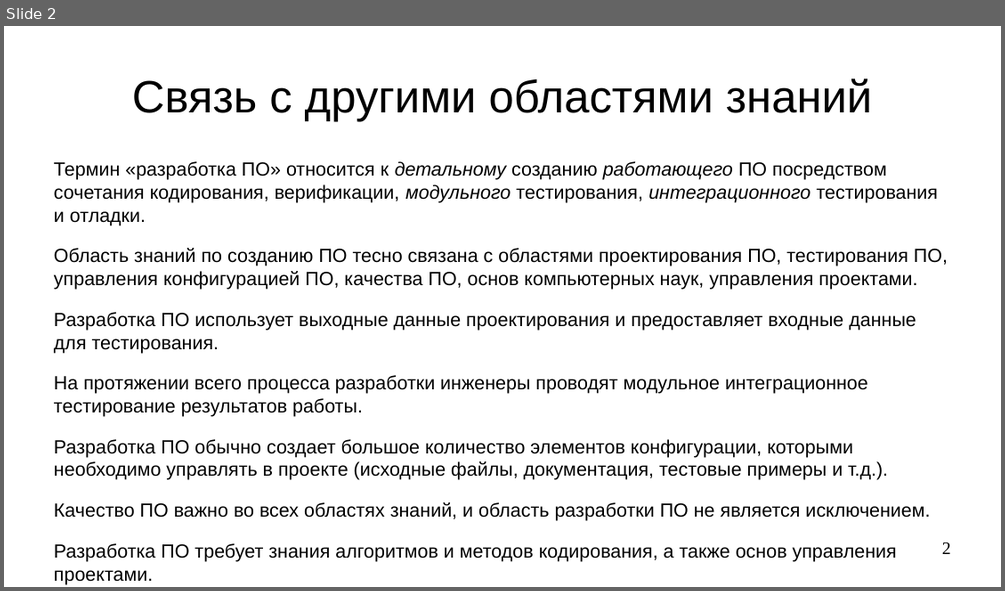
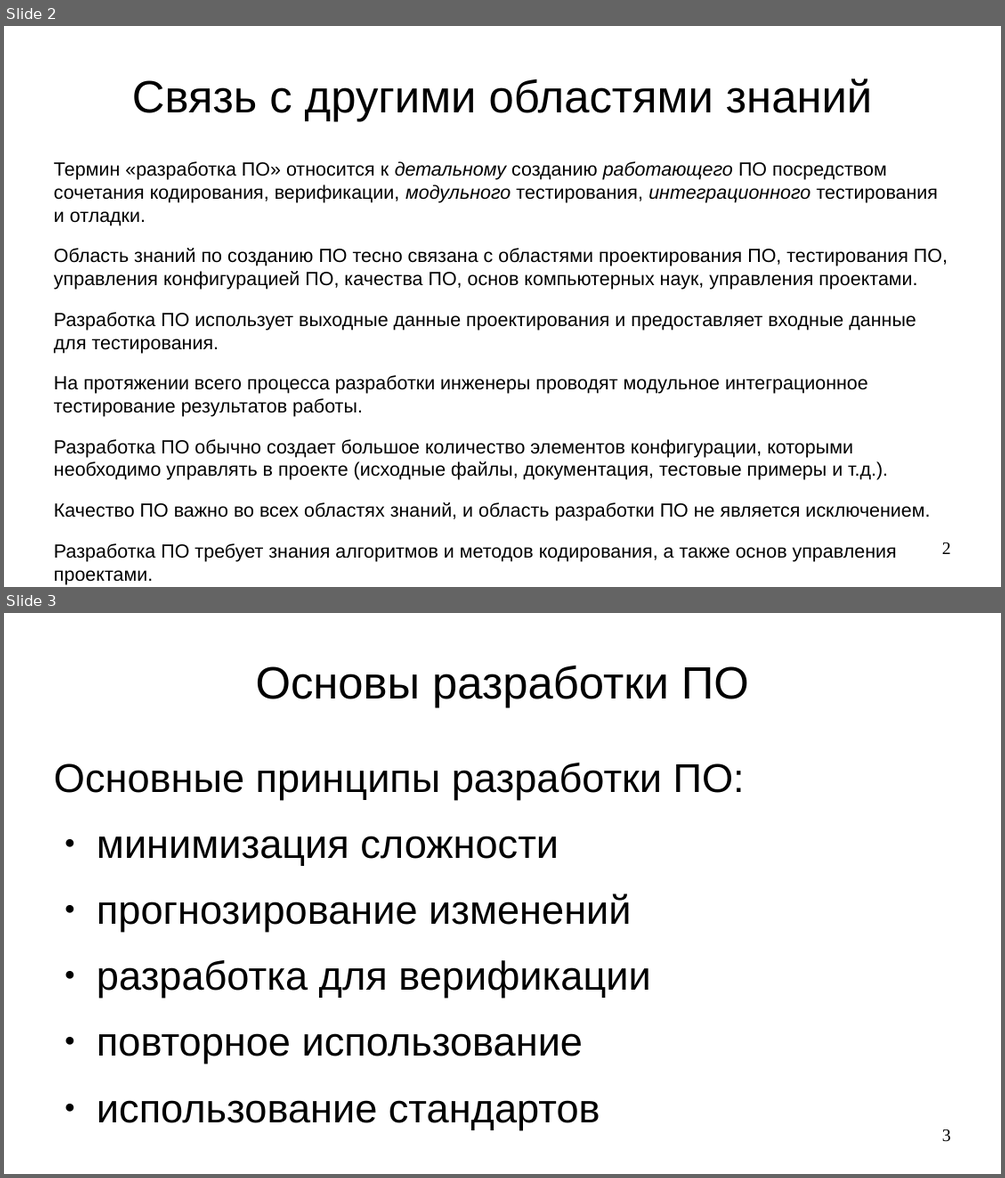
Before and after one commit to steelcraft/stud-lab, a slide deck: Лекции/CASWE01#L3.odp. Shown one above the other, each under a label of ours: slide 2 before the commit, slides 2 and 3 after it. The pictures are 1005x591 and 1005x1178 pixels, drawn with LibreOffice and Linux fonts; fonts in the diff are those of the drawing. Boxes give left, top, right and bottom in pixels: in the first picture for what was removed or moved away, otherwise in the second. Text is boxed around its words. In the diff, an @@ line names an element or a change of style, - is before the commit and + after.

Commit message:
Добавлена глава "Основы разработки ПО"

```diff
--- a/Лекции/CASWE01#L3.odp
+++ b/Лекции/CASWE01#L3.odp
@@ slide 3 added at (x1=4, y1=613, x2=1001, y2=1174), background #FFFFFF @@
@@ title added at (x1=256, y1=666, x2=749, y2=708), 36 pt, text #000000 @@
+Основы разработки ПО
@@ text added at (x1=54, y1=763, x2=744, y2=1129), 32 pt, text #000000 @@
+Основные принципы разработки ПО:
+● минимизация сложности
+● прогнозирование изменений
+● разработка для верификации
+● повторное использование
+● использование стандартов
@@ page number added at (x1=942, y1=1129, x2=951, y2=1142), 14 pt, text #000000 @@
+3
```
Also in this commit, not shown: 5 other slides added.
